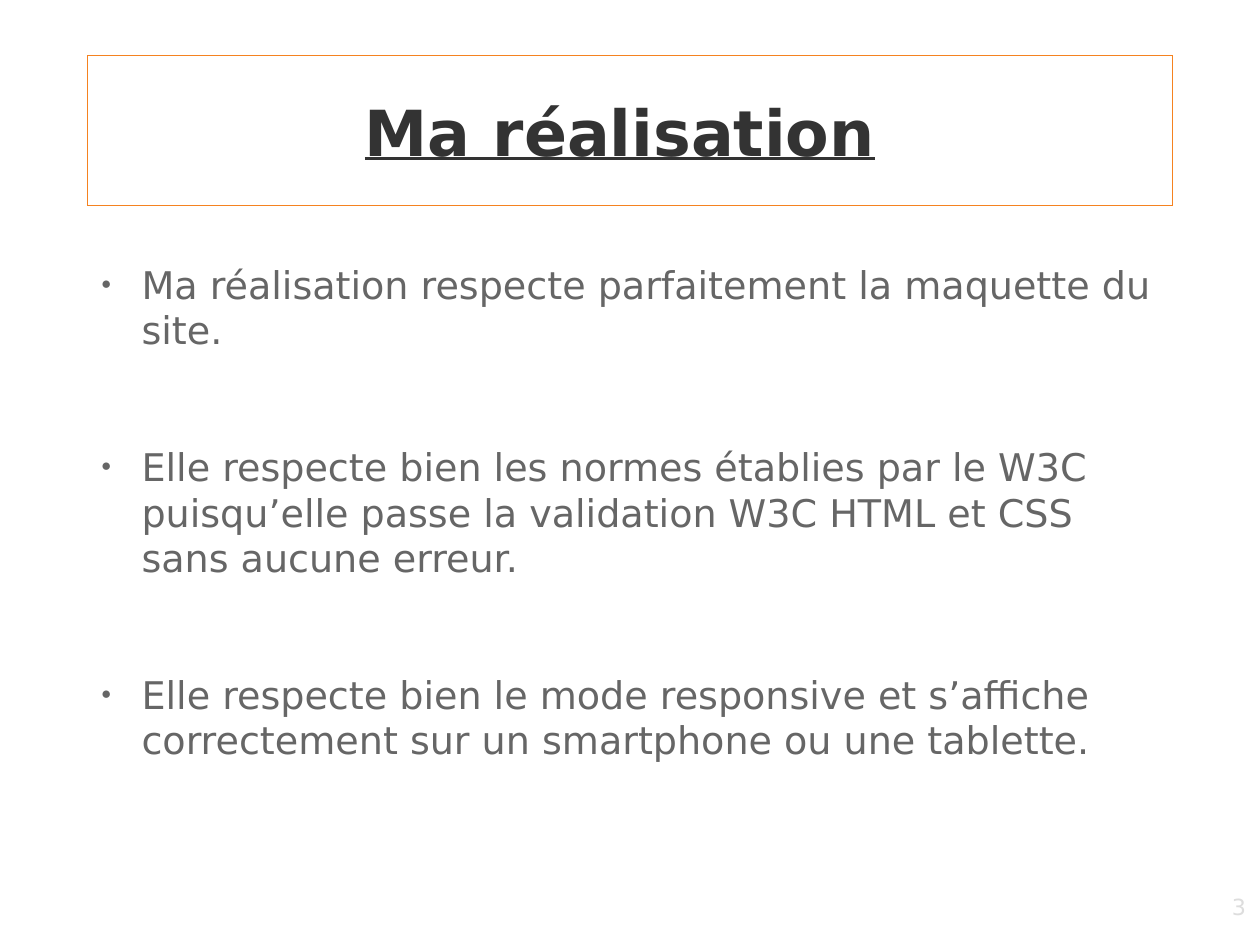
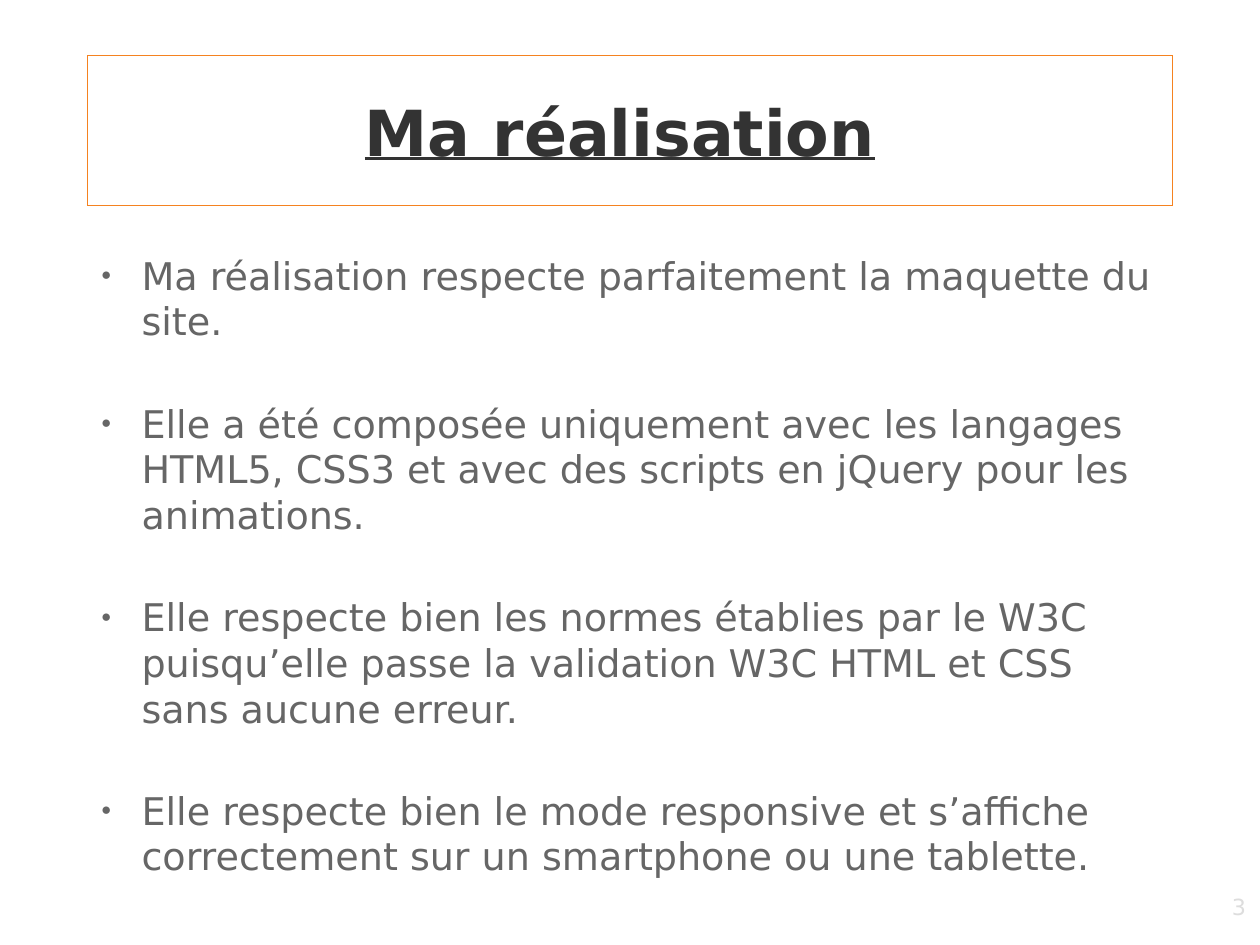
Before and after one commit to gambit13009/webagency, a slide deck: slide 3 of Support-presentation.odp. Drawn at 1260x945 pixels with LibreOffice and Linux fonts; fonts in the diff are those of the drawing; background and template pictures are left out. Boxes give left, top, right and bottom in pixels: in the first picture for what was removed or moved away, otherwise in the second. Text is boxed around its words. In the diff, an @@ line names an element or a change of style, - is before the commit and + after.

```diff
--- a/Support-presentation.odp
+++ b/Support-presentation.odp
@@ text "Ma réalisation respecte parfaitement la ...": place and size @@
-text "Ma réalisation respecte parfaitement la ..." at (142, 268, 1150, 762)
+text "Ma réalisation respecte parfaitement la ..." at (142, 259, 1150, 878)
@@ text at (142, 407, 1129, 530): paragraph added @@
+● Elle a été composée uniquement avec les langages HTML5, CSS3 et avec des scripts en jQuery pour les animations.
```
Also in this commit, not shown: 2 other slides changed.
